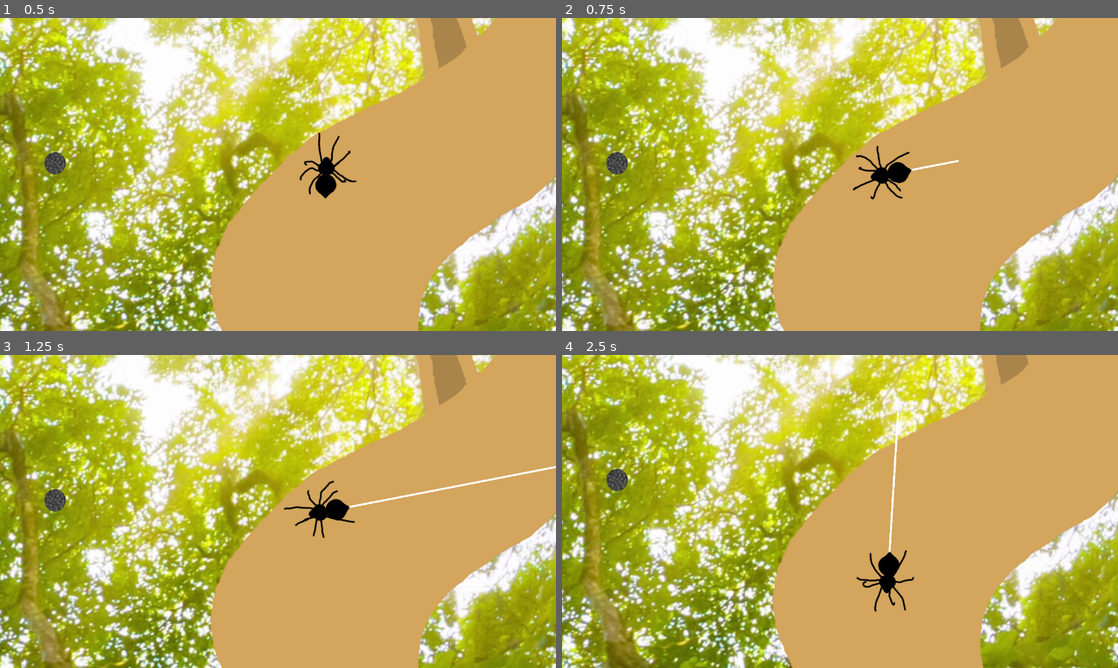
Above: before the commit, frames 1-4 (two rows, left to right).
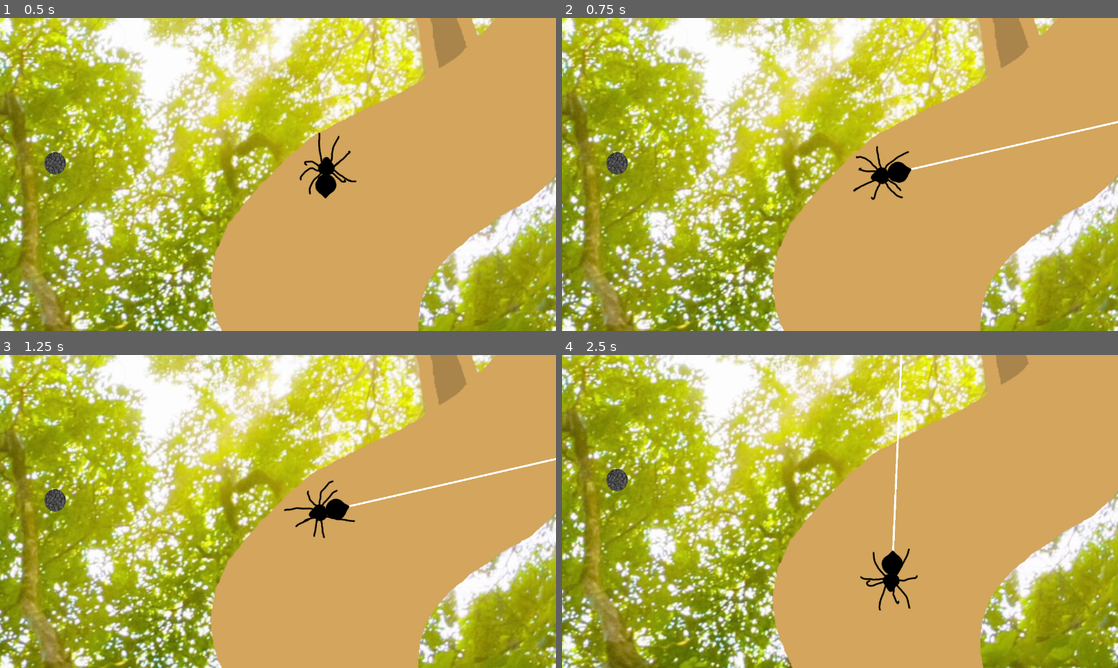
Above: after the commit, the same moments.

Repository: MarmotaGames/aracnotopia
Game: Godot game, scene res://levels/main/main.tscn
Two runs of this game, one before a commit and one after it. Both use one fixed random seed, a clock stepped at 60 frames per second and the inputs below.
Inputs (mouse positions are in pixels of both pictures, inside the frame that each line leads up to):
- Up to frame 1 (0.5 s): no input
- Up to frame 2 (0.75 s): tap Enter at 0.5 s; move the mouse to (962, 158) at 0.52 s; press the mouse at (962, 158) at 0.53 s; hold Right (ui_right) from 0.53 s (still down); tap L (dropFromWeb) at 0.6 s
- Up to frame 3 (1.25 s): keep holding Right (ui_right)
- Up to frame 4 (2.5 s): move the mouse to (728, 527) at 1.27 s; release Right (ui_right) at 1.28 s; release the mouse at (728, 527) at 1.28 s; hold Down (ui_down) 1.28-2.03 s; click (728, 527) at 1.35 s; tap L (dropFromWeb) at 1.55 s; move the mouse to (895, 442) at 2.02 s; press the mouse at (895, 442) at 2.03 s; hold Right (ui_right) from 2.03 s (still down); tap Ctrl (attachOrDetachFromArea) at 2.1 s

Frame 1 is identical in both runs. In frame 2, 0.6% of the frame differs, in the area x 52-100%, y 32-59%; in frame 3, 0.8%; in frame 4, 0.9%, in the area x 52-64%, y 0-82%.

Commit message:
Throwing web in mid-air has been enabled, but is rather buggy

Diff:
--- a/GodotProject/areas/ContactArea.gd
+++ b/GodotProject/areas/ContactArea.gd
@@ -27,8 +27,14 @@
 
 		spiderNode.spiderOnWeb = true
 		spiderNode.spiderIsLaunchingWeb = false
+		if spiderNode.spiderIsFalling:
+			spiderNode.spiderIsFalling = false
 		stonePinJointNode.set_node_b("../../Web")
 		webPinJointNode.set_node_b("../../Spider")
+
+		webNode.stretch("up")
+		webNode.stretch("down")
+
 
 		webNode.set_gravity_scale(5)
 
--- a/GodotProject/levels/main/main.tscn
+++ b/GodotProject/levels/main/main.tscn
@@ -12,7 +12,7 @@
 custom_solver_bias = 0.0
 extents = Vector2( 10, 10 )
 
-[node name="Root" type="Sprite" index="0"]
+[node name="Root" type="Sprite"]
 
 position = Vector2( -0.747841, -0.676454 )
 scale = Vector2( 0.800754, 0.834559 )
--- a/GodotProject/player/Player_rigido.gd
+++ b/GodotProject/player/Player_rigido.gd
@@ -32,6 +32,7 @@
 
 var webInstance
 var launchSpeedVector
+var target
 
 
 """
@@ -77,6 +78,7 @@
 func processDropFromWebInput():
 	if Input.is_action_just_pressed("dropFromWeb") and canDropFromWeb():
 		spiderIsFalling = true
+		properlyAligned = false
 		spiderIsBeingLaunched = true
 		var webAngularVelocity = webNode.angular_velocity
 		webLength = webNode.spriteScale.y
@@ -128,10 +130,10 @@
 				$AnimatedSprite.playing = true
 				webNode.show()
 			else:
-				if spiderIsMoving:
+				if spiderIsMoving and not spiderIsFalling:
 					spiderIsMoving = false
 					resetPressedDirKeys()
-				set_linear_velocity(Vector2(0,0))
+					set_linear_velocity(Vector2(0,0))
 				spiderIsLaunchingWeb = true
 				webInstance = web_scene.instance()
 				get_parent().add_child(webInstance)
@@ -251,13 +253,13 @@
 
 	elif spiderIsLaunchingWeb:
 		if not properlyAligned:
-			look_at(get_global_mouse_position())
-			self.rotation_degrees += 90
-			webInstance.rotation_degrees = self.rotation_degrees
+			target = get_global_mouse_position()
 			properlyAligned = true
-		else:
-			#bloqueia (ignora) a rotação enquanto lança teia
-			pass
+		look_at(target)
+		#if not spiderIsFalling:
+		self.rotation_degrees += 90
+		webInstance.rotation_degrees = self.rotation_degrees
+
 
 	elif not spiderIsFalling and not justLaunchedWeb:
 		if direction.x == 0:
--- a/GodotProject/player/Player_rigido.tscn
+++ b/GodotProject/player/Player_rigido.tscn
@@ -101,7 +101,7 @@
 
 scale = Vector2( 0.3, 0.3 )
 frames = SubResource( 2 )
-animation = "default"
+animation = "falling"
 script = ExtResource( 15 )
 _sections_unfolded = [ "Transform" ]
 
--- a/GodotProject/web/Web.gd
+++ b/GodotProject/web/Web.gd
@@ -7,8 +7,10 @@
 onready var topPosition = $Sprite/Position2DTop.get_global_position()
 onready var bottomPosition = $Sprite/Position2DBottom.get_global_position()
 
+#var stretchSpeed = 0.015
+#var webLaunchSpeed = 0.06
 var stretchSpeed = 0.015
-var webLaunchSpeed = 0.06
+var webLaunchSpeed = 0.3
 var inferiorStretchLimit = 0.3
 var superiorStretchLimit = 2
 var launchLimit = 3
Binary file changed: GodotProject/assets/player/fall_cycle/falling01.png
Binary file changed: GodotProject/assets/player/fall_cycle/falling02.png
Binary file changed: GodotProject/assets/player/fall_cycle/falling03.png
Binary file changed: GodotProject/assets/player/fall_cycle/falling04.png
